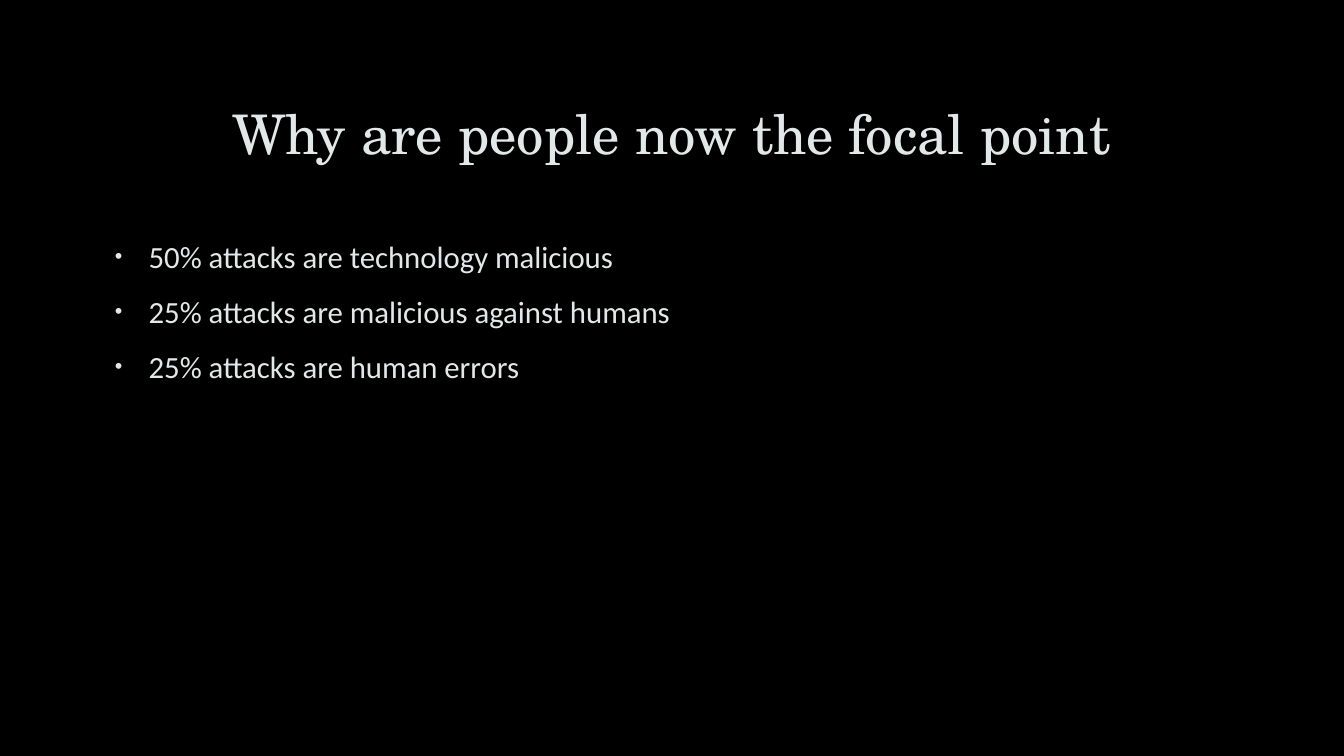
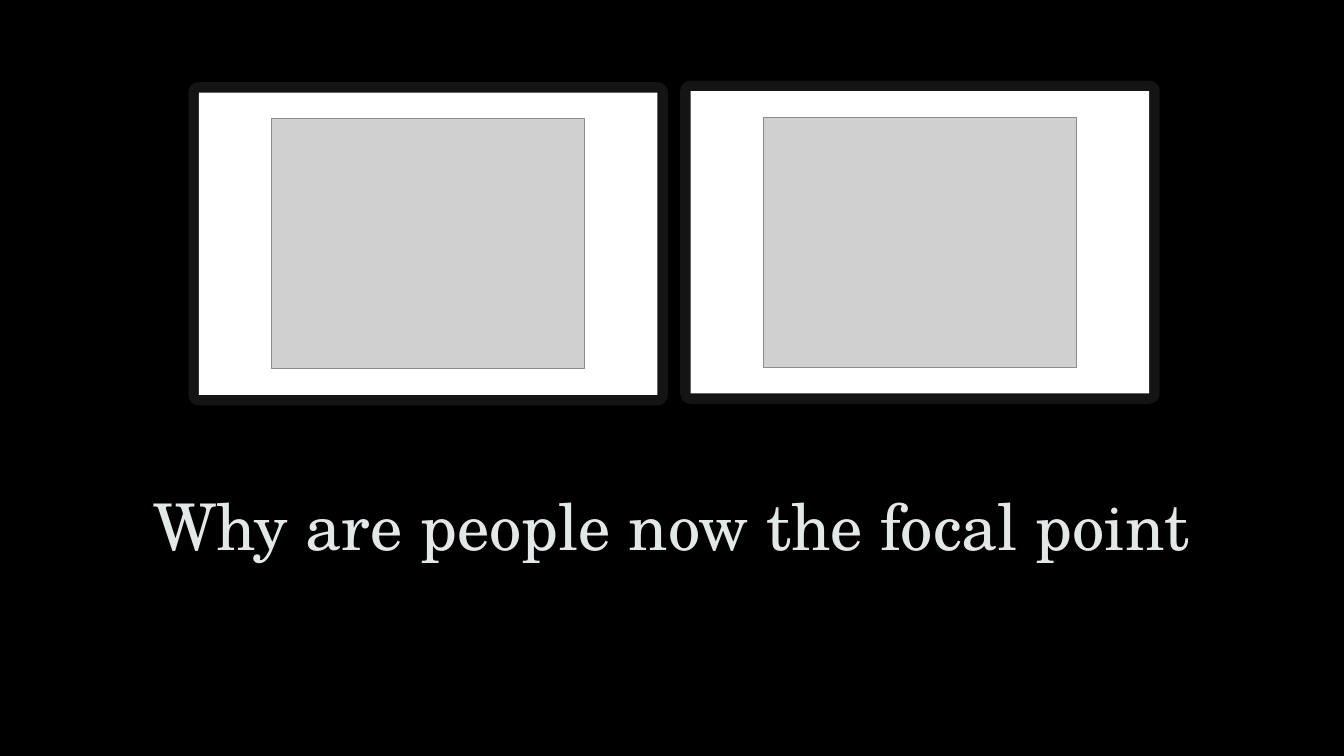
Before and after one commit to dr-natetorious/TIM-8301-Principals_of_CyberSecurity, a slide deck: slide 5 of Week2_PeopleAspects/BachmeierNTIM8301-2.pptx. Drawn at 1344x756 pixels with LibreOffice and Linux fonts; fonts in the diff are those of the drawing; grey boxes stand for pictures; background and template pictures are left out. Boxes give left, top, right and bottom in pixels: in the first picture for what was removed or moved away, otherwise in the second. Text is boxed around its words. In the diff, an @@ line names an element or a change of style, - is before the commit and + after.

```diff
--- a/Week2_PeopleAspects/BachmeierNTIM8301-2.pptx
+++ b/Week2_PeopleAspects/BachmeierNTIM8301-2.pptx
@@ rectangle added at [199,93,657,395], fill #FFFFFF, outline #FFFFFF 15 pt @@
@@ picture added at [272,119,585,369] @@
@@ rectangle added at [691,91,1149,393], fill #FFFFFF, outline #FFFFFF 15 pt @@
@@ picture added at [764,117,1077,367] @@
@@ text removed at [149,246,670,379] @@
-• 50% attacks are technology malicious
-• 25% attacks are malicious against humans
-• 25% attacks are human errors
@@ title "Why are people now the ...": place and size @@
-title "Why are people now the ..." at [232,113,1110,166]
+title "Why are people now the ..." at [154,502,1190,564]
@@ title "Why are people now the ..." at [154,502,1190,564]: size 39 to 46 pt; vertical alignment middle to bottom @@
```
Also in this commit, not shown: 7 other slides changed, 4 slides added, 2 slides removed, 1 other file.
